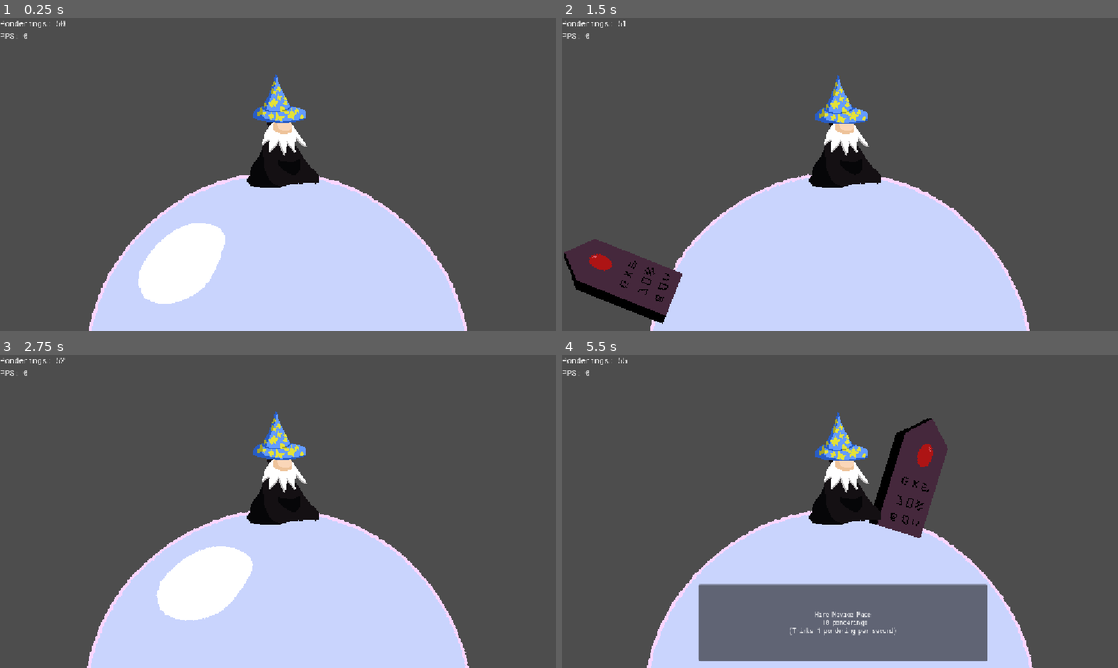
Above: before the commit, frames 1-4 (two rows, left to right).
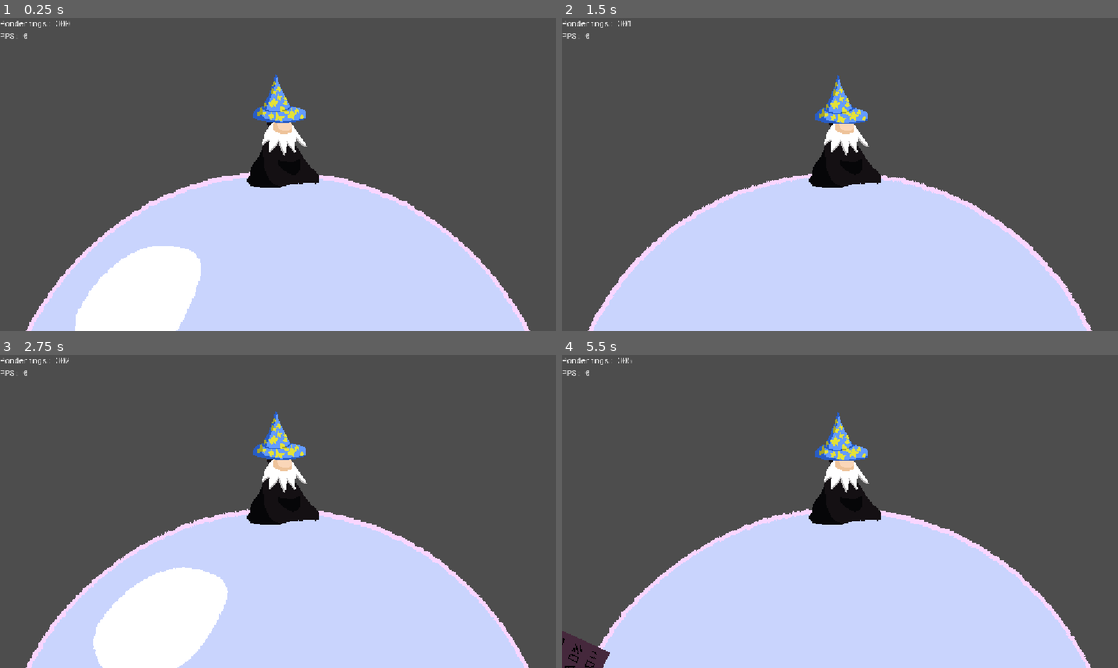
Above: after the commit, the same moments.

Repository: dragonsploder/rollfate
Game: Godot game, scene res://scenes/main.tscn
The game is run twice, just before and just after one commit, with the same random seed, the same clock (stepped at 60 frames per second) and the same inputs.
Inputs:
- Up to frame 1 (0.25 s): no input
- Up to frame 2 (1.5 s): hold Left (l) 0.53-1.28 s; tap Z (a) at 0.6 s; tap Left (l) at 1.35 s
- Up to frame 3 (2.75 s): tap Right (r) at 1.55 s; hold Right (r) from 2.03 s (still down); tap Z (a) at 2.3 s
- Up to frame 4 (5.5 s): release Right (r) at 2.78 s; tap Z (a) at 2.85, 4.55, 5.1 s; tap Left (l) at 3.05 s; hold Left (l) 3.53-4.28 s; tap Right (r) at 3.8, 4.35 s; hold Left (l) from 5.03 s (still down)

The runs differ from the first frame. In frame 1, 11% of the frame differs, in the area x 4-96%, y 0-100%; in frame 2, 9.8%; in frame 3, 13%; in frame 4, 24%, in the area x 0-96%, y 0-100%.

Commit message:
I think it works

Diff:
--- a/scenes/main.tscn
+++ b/scenes/main.tscn
@@ -35,7 +35,23 @@
 visible = false
 angle_loc = 1.8
 
+[node name="monolith2" parent="Monoliths" unique_id=1871956154 instance=ExtResource("4_jyhfs")]
+visible = false
+type = 1
+angle_loc = 3.0
+min_ponderings = 333
+
+[node name="monolith3" parent="Monoliths" unique_id=1149355398 instance=ExtResource("4_jyhfs")]
+visible = false
+type = 2
+angle_loc = 5.0
+min_ponderings = 3333
+
 [node name="NoviceMages" type="Node" parent="." unique_id=1073203123]
+
+[node name="JournymanMages" type="Node" parent="." unique_id=78821618]
+
+[node name="ElderMages" type="Node" parent="." unique_id=1931749370]
 
 [node name="addponders" type="Timer" parent="." unique_id=1949610471]
 wait_time = 0.1
--- a/scenes/wizard.tscn
+++ b/scenes/wizard.tscn
@@ -2,6 +2,40 @@
 
 [ext_resource type="Texture2D" uid="uid://cerxjbijoggpr" path="res://assets/textures/Wiz2_idle_orange.png" id="1_3jsmo"]
 [ext_resource type="Script" uid="uid://crqikoostqbjc" path="res://scripts/wizard.gd" id="1_leome"]
+[ext_resource type="Texture2D" uid="uid://d1tqdpxkqj5g5" path="res://assets/textures/Wiz2_idle_purple.png" id="2_nmnu7"]
+[ext_resource type="Texture2D" uid="uid://cf4tf1s62kqfs" path="res://assets/textures/Wiz2_idle_green.png" id="3_5ipgv"]
+
+[sub_resource type="AtlasTexture" id="AtlasTexture_8qlyk"]
+atlas = ExtResource("2_nmnu7")
+region = Rect2(0, 0, 256, 256)
+
+[sub_resource type="AtlasTexture" id="AtlasTexture_4jkov"]
+atlas = ExtResource("2_nmnu7")
+region = Rect2(256, 0, 256, 256)
+
+[sub_resource type="AtlasTexture" id="AtlasTexture_ba5mt"]
+atlas = ExtResource("2_nmnu7")
+region = Rect2(512, 0, 256, 256)
+
+[sub_resource type="AtlasTexture" id="AtlasTexture_var7a"]
+atlas = ExtResource("2_nmnu7")
+region = Rect2(768, 0, 256, 256)
+
+[sub_resource type="AtlasTexture" id="AtlasTexture_1g42w"]
+atlas = ExtResource("3_5ipgv")
+region = Rect2(0, 0, 256, 256)
+
+[sub_resource type="AtlasTexture" id="AtlasTexture_otiyp"]
+atlas = ExtResource("3_5ipgv")
+region = Rect2(256, 0, 256, 256)
+
+[sub_resource type="AtlasTexture" id="AtlasTexture_h1ugj"]
+atlas = ExtResource("3_5ipgv")
+region = Rect2(512, 0, 256, 256)
+
+[sub_resource type="AtlasTexture" id="AtlasTexture_v60b6"]
+atlas = ExtResource("3_5ipgv")
+region = Rect2(768, 0, 256, 256)
 
 [sub_resource type="AtlasTexture" id="AtlasTexture_leome"]
 atlas = ExtResource("1_3jsmo")
@@ -23,6 +57,40 @@
 animations = [{
 "frames": [{
 "duration": 1.0,
+"texture": SubResource("AtlasTexture_8qlyk")
+}, {
+"duration": 1.0,
+"texture": SubResource("AtlasTexture_4jkov")
+}, {
+"duration": 1.0,
+"texture": SubResource("AtlasTexture_ba5mt")
+}, {
+"duration": 1.0,
+"texture": SubResource("AtlasTexture_var7a")
+}],
+"loop": 1,
+"name": &"elder_idle",
+"speed": 3.0
+}, {
+"frames": [{
+"duration": 1.0,
+"texture": SubResource("AtlasTexture_1g42w")
+}, {
+"duration": 1.0,
+"texture": SubResource("AtlasTexture_otiyp")
+}, {
+"duration": 1.0,
+"texture": SubResource("AtlasTexture_h1ugj")
+}, {
+"duration": 1.0,
+"texture": SubResource("AtlasTexture_v60b6")
+}],
+"loop": 1,
+"name": &"journyman_idle",
+"speed": 5.0
+}, {
+"frames": [{
+"duration": 1.0,
 "texture": SubResource("AtlasTexture_leome")
 }, {
 "duration": 1.0,
@@ -35,7 +103,7 @@
 "texture": SubResource("AtlasTexture_5ipgv")
 }],
 "loop": 1,
-"name": &"default",
+"name": &"novice_idle",
 "speed": 9.0
 }]
 
@@ -45,7 +113,7 @@
 [node name="AnimatedSprite2D" type="AnimatedSprite2D" parent="." unique_id=868935755]
 position = Vector2(0, -80)
 sprite_frames = SubResource("SpriteFrames_dr7v0")
-autoplay = "default"
+animation = &"elder_idle"
 
 [node name="Timer" type="Timer" parent="." unique_id=573955575]
 wait_time = 0.3
--- a/scripts/main.gd
+++ b/scripts/main.gd
@@ -4,7 +4,8 @@
 @export var camera : Camera2D
 @export var ui: Node
 
-var ponderings = 50.0
+var ponderings = 300.0
+var planet_scale = 1
 const PLAYER_SPEED = 10000
 
 
@@ -13,18 +14,22 @@
 
 func get_active_cost(type: int) -> int:
 	match type:
-		0: return 10
+		0: return 10 + 5 * get_num_wizards(0)
+		1: return 100 + 50 * get_num_wizards(1)
+		2: return 1000 + 500 * get_num_wizards(2)
 
 	return 100000000
 
 func get_pps(type: int) -> int:
 	match type:
 		0: return 1
+		1: return 10
+		2: return 100
 
 	return 1
 
 func _ready() -> void:
-	pass
+	planet_scale = get_planet_scale_raw()
 
 func show_text_popup(text: String):
 	ui.show_text_popup(text)
@@ -42,14 +47,17 @@
 
 
 func _process(delta: float) -> void:
+	planet_scale = lerp(float(planet_scale), get_planet_scale_raw(), 0.99 * delta)
+
 	# handel monoliths
-	var planet_scale = get_planet_scale()
 	for mono in $Monoliths.get_children():
 		if ponderings >= mono.min_ponderings:
 			mono.active = true
 			mono.show()
 			mono.position = Vector2.from_angle(mono.angle_loc) * planet_scale
 			mono.rotation = mono.angle_loc + PI / 2
+			if mono.has_overlapping_areas():
+				player._on_player_entered(mono)
 		else:
 			hide_mono_stuff(mono)
 
@@ -76,24 +84,36 @@
 		return true
 	return false
 
-func spawn_novice_mage():
+func spawn_mage(type):
 	var wiz = WIZARD.instantiate()
-	$NoviceMages.add_child(wiz)
-	wiz.set_type(0)
+	match type:
+		0: $NoviceMages.add_child(wiz)
+		1: $JournymanMages.add_child(wiz)
+		2: $ElderMages.add_child(wiz)
+	wiz.set_type(type)
 
 func inc_ponderings(amt: float):
 	ponderings += amt
 
-func get_planet_scale() -> float:
+func get_planet_scale_raw() -> float:
 	return log(ponderings + 1.0) * 100.0
 
-func get_num_novice_mages() -> int:
-	return len($NoviceMages.get_children())
+func get_planet_scale() -> float:
+	return planet_scale
+
+func get_num_wizards(type) -> int:
+	match type:
+		0: return len($NoviceMages.get_children())
+		1: return len($JournymanMages.get_children())
+		2: return len($ElderMages.get_children())
+
+	return 0
 
 func get_total_pps() -> float:
-	var novice_mages = get_num_novice_mages()
-
-	return novice_mages * float(get_pps(0))
+	var t = 0.0
+	for i in range(0,3):
+		t += get_num_wizards(i) * float(get_pps(i))
+	return t
 
 func _on_addponders_timeout() -> void:
 	inc_ponderings(get_total_pps() * 0.1)
--- a/scripts/monolith.gd
+++ b/scripts/monolith.gd
@@ -11,15 +11,14 @@
 var active = false
 
 var monolith_texts = [
-	"Hire Novice Mage\n COST ponderings\n(Thinks PPS pondering per second)"
+	"Hire Novice Mage\n COST ponderings\n(Thinks PPS pondering per second)",
+	"Hire Journyman Mage\n COST ponderings\n(Thinks PPS pondering per second)",
+	"Hire Elder Mage\n COST ponderings\n(Thinks PPS pondering per second)"
 ]
-
-func get_active_cost():
-	return 10
 
 func get_monolith_text():
 	return monolith_texts[type].replace("COST", str(main_manager.get_active_cost(type))).replace("PPS", str(main_manager.get_pps(type)))
 
 func attempt_active_monolith():
 	if main_manager.dec_ponderings(main_manager.get_active_cost(type)):
-		main_manager.spawn_novice_mage()
+		main_manager.spawn_mage(type)
--- a/scripts/wizard.gd
+++ b/scripts/wizard.gd
@@ -11,6 +11,8 @@
 
 const spawn_locs = [
 	1.8,
+	3,
+	5
 ]
 
 func _ready() -> void:
@@ -20,12 +22,20 @@
 func set_type(t: int):
 	var planet_scale = main_manager.get_planet_scale()
 	var rad_dist = 1000 / (2 * PI * main_manager.get_planet_scale())
-	type = 0
+	type = t
 	match type:
 		0:
 			speed = 1200
-			print(rad_dist)
-			angle = spawn_locs[0] + randf_range(-rad_dist, rad_dist)
+			$AnimatedSprite2D.play("novice_idle")
+		1:
+			speed = 1000
+			$AnimatedSprite2D.play("journyman_idle")
+		2:
+			speed = 800
+			$AnimatedSprite2D.play("elder_idle")
+
+	angle = spawn_locs[type] + randf_range(-rad_dist, rad_dist)
+
 
 func _process(delta: float) -> void:
 	var planet_scale = main_manager.get_planet_scale()
